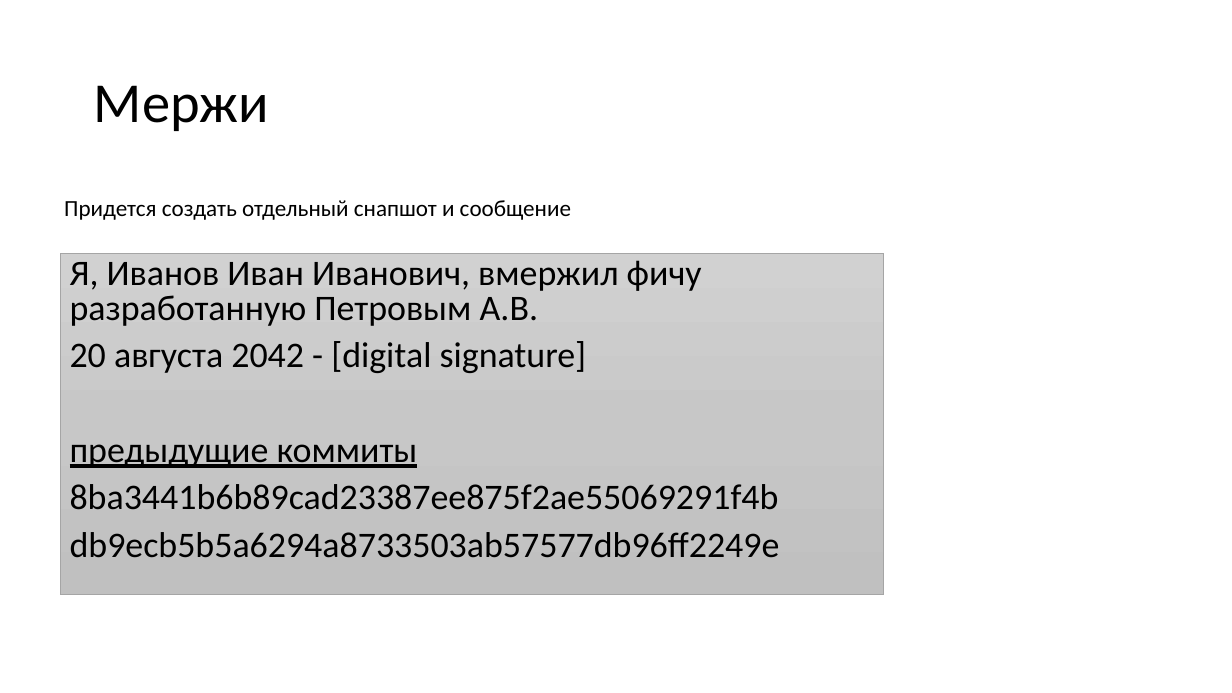
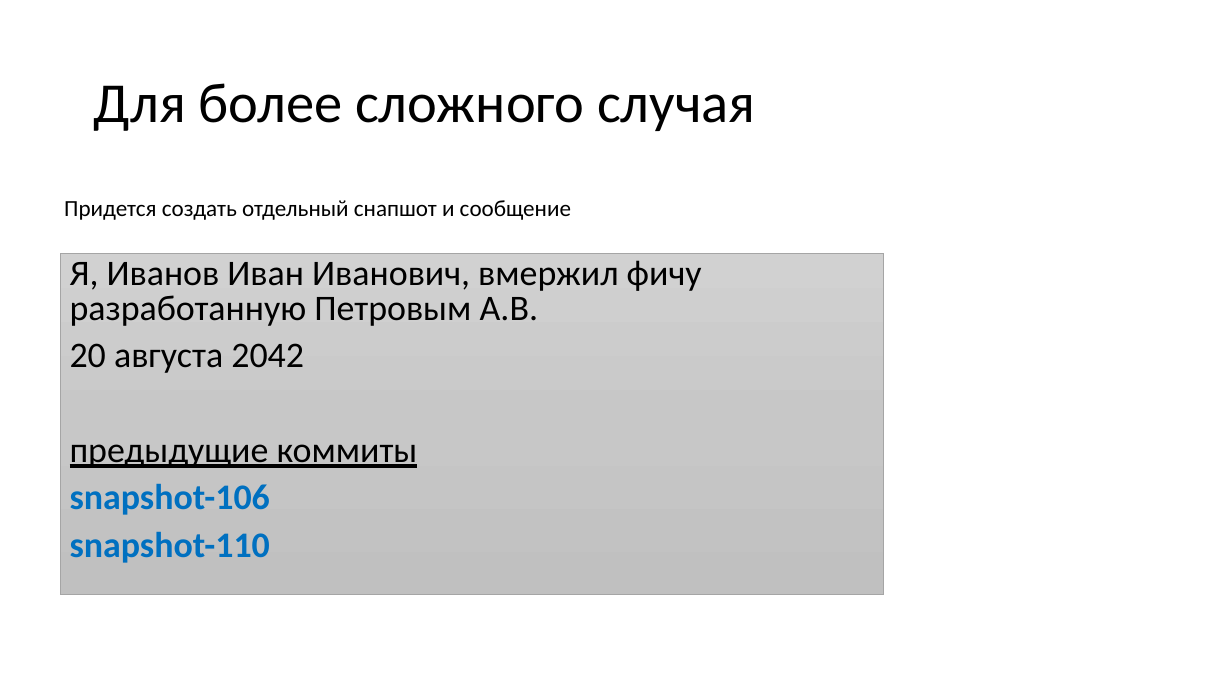
Before and after one commit to dzmitry-varabei/front-end-course, a slide deck: slide 37 of git-commit-code-review/Presentation1.pptx (slide 59 before the commit). Drawn at 1232x693 pixels with LibreOffice and Linux fonts; fonts in the diff are those of the drawing. Boxes give left, top, right and bottom in pixels: in the first picture for what was removed or moved away, otherwise in the second. Text is boxed around its words. In the diff, an @@ line names an element or a change of style, - is before the commit and + after.

```diff
--- a/git-commit-code-review/Presentation1.pptx
+++ b/git-commit-code-review/Presentation1.pptx
@@ title at (94,83,755,131): text changed @@
-Мержи
+Для более сложного случая
@@ text in rectangle at (70,343,304,373): text changed @@
-20 августа 2042 - [digital signature]
+20 августа 2042
@@ text in rectangle at (70,483,270,563): text changed; text colour #000000 to #0070C0; bold on @@
-8ba3441b6b89cad23387ee875f2ae55069291f4b
-db9ecb5b5a6294a8733503ab57577db96ff2249e
+snapshot-106
+snapshot-110
```
Also in this commit, not shown: 11 other slides changed, 10 slides added, 5 slides removed, 3 other files.
